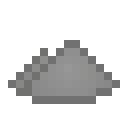
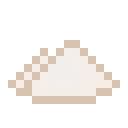
Layer changes from the first 128x128 image to the second:
added layer "Kaolinite" above "Bauxite" over [8, 40, 120, 104]
hid "Stone" over [8, 40, 120, 104]
showed "Quartz" over [8, 40, 120, 104]
